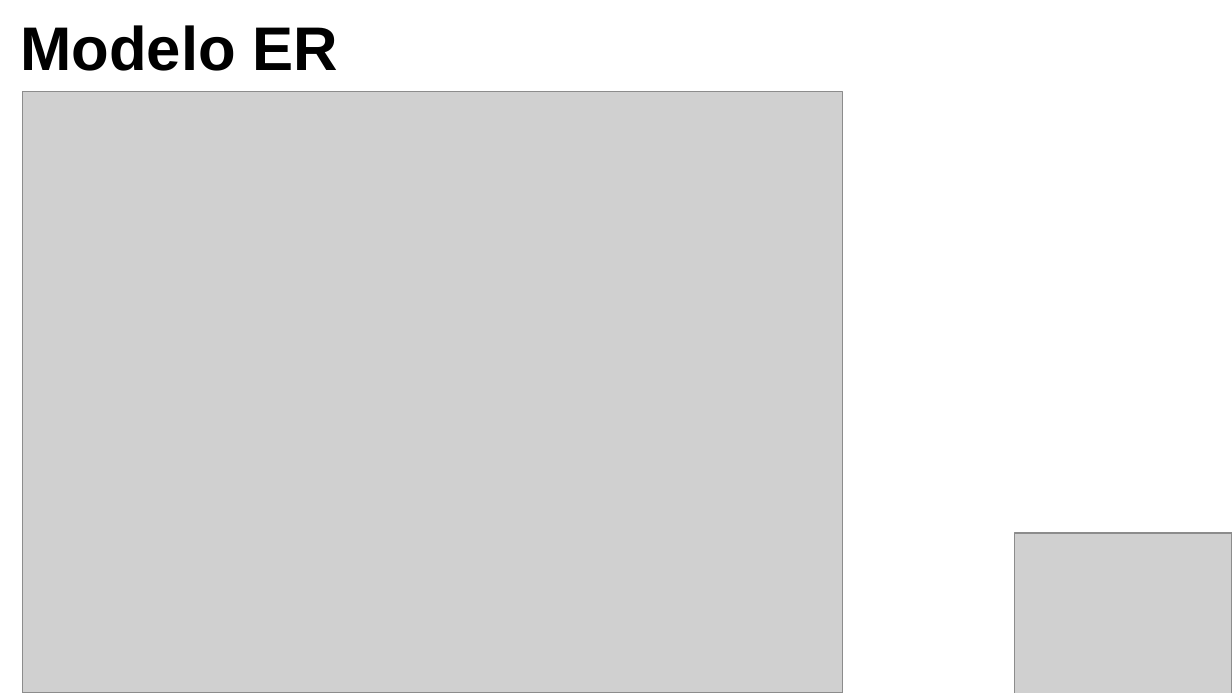
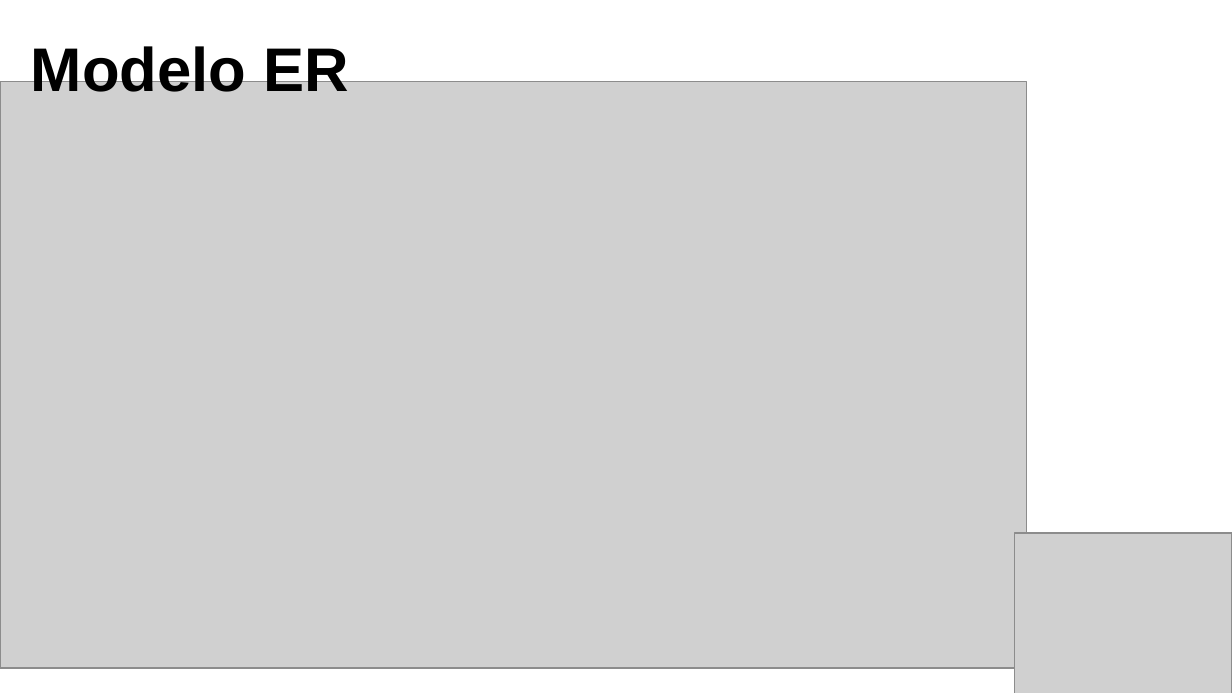
Before and after one commit to williamfgoncalves/william.goncalves, a slide deck: slide 6 of Banco de Dados - Modulo 2/Trabalho Modelagem Academia/Apresentação Modelagem Academia.pptx. Drawn at 1232x693 pixels with LibreOffice and Linux fonts; fonts in the diff are those of the drawing; grey boxes stand for pictures. Boxes give left, top, right and bottom in pixels: in the first picture for what was removed or moved away, otherwise in the second. Text is boxed around its words. In the diff, an @@ line names an element or a change of style, - is before the commit and + after.

```diff
--- a/Banco de Dados - Modulo 2/Trabalho Modelagem Academia/Apresentação Modelagem Academia.pptx
+++ b/Banco de Dados - Modulo 2/Trabalho Modelagem Academia/Apresentação Modelagem Academia.pptx
@@ title "Modelo ER" rewrapped from (20, 25, 339, 71) to (31, 42, 349, 92) @@
@@ picture: place and size @@
-picture at (22, 92, 841, 693)
+picture at (0, 81, 1026, 668)
```
Also in this commit, not shown: 2 other slides changed, 4 slides added, 1 slide removed, 15 other files.
